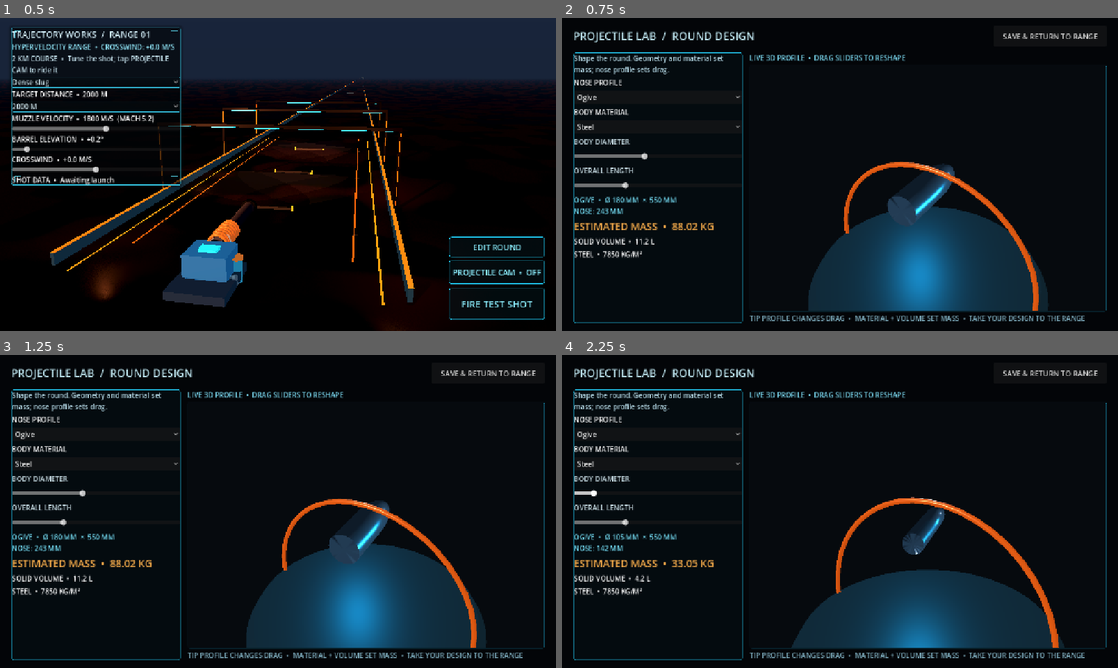
Above: before the commit, frames 1-4 (two rows, left to right).
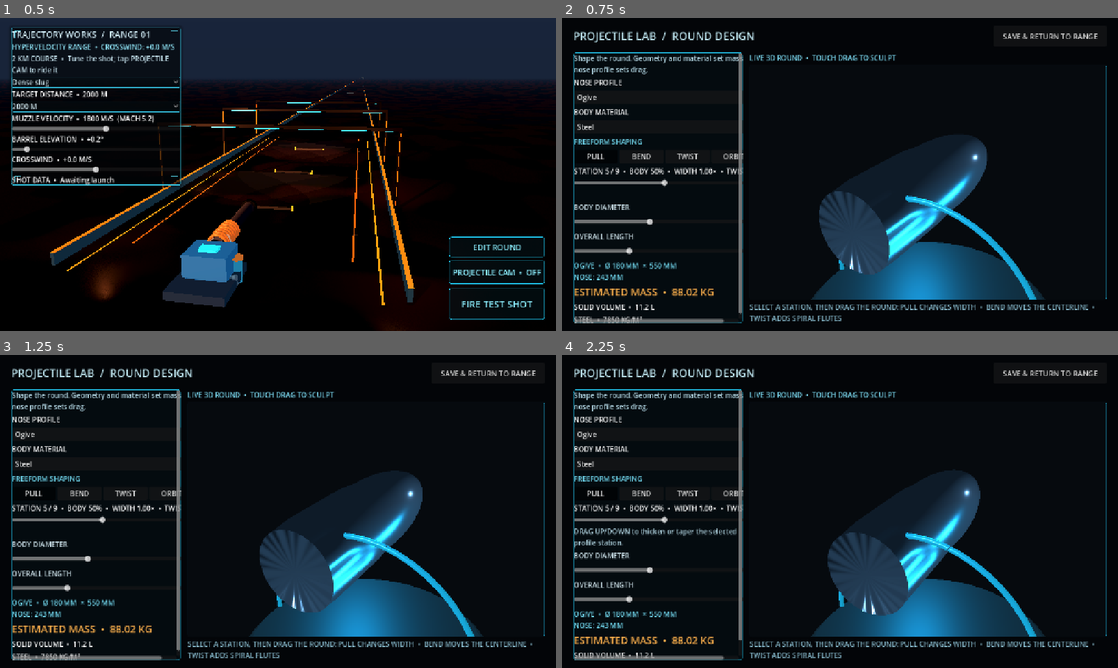
Above: after the commit, the same moments.

Repository: tpylman90-ctrl/Trajectory-Works
Game: Godot game, scene res://scenes/range.tscn
The game is run twice, just before and just after one commit, with the same random seed, the same clock (stepped at 60 frames per second) and the same inputs.
Inputs (mouse positions are in pixels of both pictures, inside the frame that each line leads up to):
- Up to frame 1 (0.5 s): no input
- Up to frame 2 (0.75 s): click "EDIT ROUND" at 0.5 s
- Up to frame 3 (1.25 s): no input
- Up to frame 4 (2.25 s): click "Ogive" at 1.25 s; click (595, 492) at 2 s, where only the run after the commit has a clickable "PULL"

Frame 1 is identical in both runs. In frame 2, 18% of the frame differs, in the area x 2-98%, y 11-98%; in frame 3, 17%; in frame 4, 19%.

Commit message:
Add freeform projectile round sculpting

Diff:
--- a/scripts/range.gd
+++ b/scripts/range.gd
@@ -33,6 +33,13 @@
 var round_mass_label: Label
 var round_volume_label: Label
 var round_material_label: Label
+var round_preview_container: SubViewportContainer
+var round_station_slider: HSlider
+var round_station_label: Label
+var round_sculpt_hint: Label
+var round_mode := "pull"
+var round_drag_active := false
+var round_last_pointer := Vector2.ZERO
 var speed_slider: HSlider
 var elevation_slider: HSlider
 var wind_slider: HSlider
@@ -682,6 +689,7 @@
 		current_projectile["density"] = 7850.0
 	if not current_projectile.has("tip_length"):
 		current_projectile["tip_length"] = 0.0
+	_ensure_round_stations()
 	_build_round_editor()
 
 
@@ -783,6 +791,37 @@
 	round_material_picker.selected = initial_material
 	form.add_child(round_material_picker)
 
+	var sculpt_title := Label.new()
+	sculpt_title.text = "FREEFORM SHAPING"
+	sculpt_title.add_theme_color_override("font_color", Color(0.45, 0.86, 0.95))
+	form.add_child(sculpt_title)
+	var sculpt_modes := HBoxContainer.new()
+	sculpt_modes.add_theme_constant_override("separation", 4)
+	form.add_child(sculpt_modes)
+	var sculpt_mode_group := ButtonGroup.new()
+	for mode_name in ["PULL", "BEND", "TWIST", "ORBIT"]:
+		var mode_button := Button.new()
+		mode_button.text = mode_name
+		mode_button.toggle_mode = true
+		mode_button.button_group = sculpt_mode_group
+		mode_button.size_flags_horizontal = Control.SIZE_EXPAND_FILL
+		mode_button.button_pressed = mode_name == "PULL"
+		mode_button.pressed.connect(_set_round_sculpt_mode.bind(mode_name.to_lower()))
+		sculpt_modes.add_child(mode_button)
+	round_station_label = Label.new()
+	form.add_child(round_station_label)
+	round_station_slider = HSlider.new()
+	round_station_slider.min_value = 0
+	round_station_slider.max_value = 8
+	round_station_slider.step = 1
+	round_station_slider.value = 4
+	round_station_slider.size_flags_horizontal = Control.SIZE_EXPAND_FILL
+	round_station_slider.value_changed.connect(_on_round_station_changed)
+	form.add_child(round_station_slider)
+	round_sculpt_hint = Label.new()
+	round_sculpt_hint.autowrap_mode = TextServer.AUTOWRAP_WORD_SMART
+	round_sculpt_hint.add_theme_color_override("font_color", Color(0.70, 0.84, 0.89))
+	form.add_child(round_sculpt_hint)
 	round_diameter_slider = _add_round_editor_slider(form, "BODY DIAMETER", 80.0, 320.0, 5.0, float(current_projectile.get("diameter", 0.18)) * 1000.0)
 	round_length_slider = _add_round_editor_slider(form, "OVERALL LENGTH", 250.0, 1250.0, 25.0, maxf(float(current_projectile.get("length", 0.54)), 0.25) * 1000.0)
 	round_dimensions_label = Label.new()
@@ -802,7 +841,7 @@
 	preview_column.size_flags_vertical = Control.SIZE_EXPAND_FILL
 	body.add_child(preview_column)
 	var preview_title := Label.new()
-	preview_title.text = "LIVE 3D PROFILE  •  DRAG SLIDERS TO RESHAPE"
+	preview_title.text = "LIVE 3D ROUND  •  TOUCH DRAG TO SCULPT"
 	preview_title.add_theme_color_override("font_color", Color(0.47, 0.83, 0.92))
 	preview_column.add_child(preview_title)
 	var preview_frame := PanelContainer.new()
@@ -815,7 +854,10 @@
 	preview_frame_style.set_border_width_all(1)
 	preview_frame_style.set_corner_radius_all(4)
 	preview_frame.add_theme_stylebox_override("panel", preview_frame_style)
-	var viewport_container := SubViewportContainer.new()
+	round_preview_container = SubViewportContainer.new()
+	var viewport_container := round_preview_container
+	viewport_container.mouse_filter = Control.MOUSE_FILTER_STOP
+	viewport_container.gui_input.connect(_on_round_preview_input)
 	viewport_container.size_flags_horizontal = Control.SIZE_EXPAND_FILL
 	viewport_container.size_flags_vertical = Control.SIZE_EXPAND_FILL
 	viewport_container.stretch = true
@@ -829,7 +871,7 @@
 	_refresh_round_design()
 
 	var footer := Label.new()
-	footer.text = "TIP PROFILE CHANGES DRAG  •  MATERIAL + VOLUME SET MASS  •  TAKE YOUR DESIGN TO THE RANGE"
+	footer.text = "SELECT A STATION, THEN DRAG THE ROUND: PULL CHANGES WIDTH  •  BEND MOVES THE CENTERLINE  •  TWIST ADDS SPIRAL FLUTES"
 	footer.autowrap_mode = TextServer.AUTOWRAP_WORD_SMART
 	footer.add_theme_color_override("font_color", Color(0.52, 0.71, 0.78))
 	preview_column.add_child(footer)
@@ -838,6 +880,7 @@
 	round_material_picker.item_selected.connect(_on_round_material_changed)
 	round_diameter_slider.value_changed.connect(_on_round_design_changed)
 	round_length_slider.value_changed.connect(_on_round_design_changed)
+	_on_round_station_changed(round_station_slider.value)
 	_on_round_design_changed(0.0)
 
 
@@ -884,38 +927,38 @@
 	preview_world.add_child(rim)
 	var pedestal := MeshInstance3D.new()
 	var pedestal_mesh := CylinderMesh.new()
-	pedestal_mesh.top_radius = 0.72
-	pedestal_mesh.bottom_radius = 0.78
-	pedestal_mesh.height = 0.10
+	pedestal_mesh.top_radius = 0.34
+	pedestal_mesh.bottom_radius = 0.37
+	pedestal_mesh.height = 0.035
 	pedestal_mesh.radial_segments = 48
 	pedestal.mesh = pedestal_mesh
-	pedestal.position = Vector3(0.0, -0.66, 0.0)
+	pedestal.position = Vector3(0.0, -0.42, 0.0)
 	pedestal.material_override = _material(Color(0.08, 0.16, 0.20), 0.78, 0.34)
 	preview_world.add_child(pedestal)
 	var accent := MeshInstance3D.new()
 	var accent_mesh := TorusMesh.new()
-	accent_mesh.inner_radius = 0.70
-	accent_mesh.outer_radius = 0.73
+	accent_mesh.inner_radius = 0.33
+	accent_mesh.outer_radius = 0.345
 	accent_mesh.rings = 48
 	accent_mesh.ring_segments = 12
 	accent.mesh = accent_mesh
-	accent.position = Vector3(0.0, -0.59, 0.0)
+	accent.position = Vector3(0.0, -0.395, 0.0)
 	accent.rotation.x = PI * 0.5
-	accent.material_override = _material(Color(0.96, 0.36, 0.08), 0.62, 0.3)
+	accent.material_override = _material(Color(0.10, 0.63, 0.78), 0.62, 0.3)
 	preview_world.add_child(accent)
 	round_preview_spin = Node3D.new()
 	preview_world.add_child(round_preview_spin)
 	var preview_camera := Camera3D.new()
-	preview_camera.position = Vector3(2.25, 1.18, 3.15)
-	preview_camera.fov = 37.0
+	preview_camera.position = Vector3(1.05, 0.78, 1.60)
+	preview_camera.fov = 32.0
 	preview_camera.current = true
 	preview_world.add_child(preview_camera)
 	preview_camera.look_at(Vector3.ZERO, Vector3.UP)
 
 
 func _process(delta: float) -> void:
-	if is_instance_valid(round_preview_spin) and is_instance_valid(round_editor_screen):
-		round_preview_spin.rotation.y += delta * 0.18
+	if is_instance_valid(round_preview_spin) and is_instance_valid(round_editor_screen) and round_mode != "orbit":
+		round_preview_spin.rotation.y += delta * 0.08
 
 
 func _on_round_design_changed(_value: float) -> void:
@@ -947,6 +990,118 @@
 	_on_round_design_changed(0.0)
 
 
+func _ensure_round_stations() -> void:
+	var stations: Array = current_projectile.get("stations", [])
+	if stations.size() != 9:
+		stations.clear()
+		for _i in range(9):
+			stations.append({"pull": 1.0, "bend_x": 0.0, "bend_y": 0.0, "twist": 0.0})
+		current_projectile["stations"] = stations
+
+
+func _set_round_sculpt_mode(mode: String) -> void:
+	round_mode = mode
+	if is_instance_valid(round_sculpt_hint):
+		match mode:
+			"pull":
+				round_sculpt_hint.text = "DRAG UP/DOWN to thicken or taper the selected profile station."
+			"bend":
+				round_sculpt_hint.text = "DRAG to move the selected station sideways or vertically; neighbors blend smoothly."
+			"twist":
+				round_sculpt_hint.text = "DRAG HORIZONTALLY to spiral the round's subtle helical flutes."
+			_:
+				round_sculpt_hint.text = "DRAG to orbit the model. Choose PULL, BEND or TWIST to sculpt."
+	if is_instance_valid(round_preview_container):
+		round_preview_container.mouse_default_cursor_shape = Control.CURSOR_MOVE
+
+
+func _on_round_station_changed(value: float) -> void:
+	if not is_instance_valid(round_station_label):
+		return
+	var station := int(round(value))
+	var location := "TIP" if station == 0 else ("TAIL" if station == 8 else "BODY %02d%%" % int(round(float(station) / 8.0 * 100.0)))
+	var stations: Array = current_projectile.get("stations", [])
+	var values: Dictionary = stations[station] if stations.size() == 9 else {}
+	round_station_label.text = "STATION %d / 9  •  %s  •  WIDTH %0.2f×  •  TWIST %0.0f°" % [station + 1, location, float(values.get("pull", 1.0)), rad_to_deg(float(values.get("twist", 0.0)))]
+
+
+func _on_round_preview_input(event: InputEvent) -> void:
+	if event is InputEventMouseButton and event.button_index == MOUSE_BUTTON_LEFT:
+		round_drag_active = event.pressed
+		round_last_pointer = event.position
+		get_viewport().set_input_as_handled()
+	elif event is InputEventMouseMotion and round_drag_active:
+		_apply_round_drag(event.position - round_last_pointer)
+		round_last_pointer = event.position
+		get_viewport().set_input_as_handled()
+	elif event is InputEventScreenTouch:
+		round_drag_active = event.pressed
+		round_last_pointer = event.position
+		get_viewport().set_input_as_handled()
+	elif event is InputEventScreenDrag and round_drag_active:
+		_apply_round_drag(event.relative)
+		get_viewport().set_input_as_handled()
+
+
+func _apply_round_drag(relative: Vector2) -> void:
+	if round_mode == "orbit":
+		if is_instance_valid(round_preview_spin):
+			round_preview_spin.rotation.y += relative.x * 0.008
+			round_preview_spin.rotation.x = clampf(round_preview_spin.rotation.x - relative.y * 0.008, -0.8, 0.8)
+		return
+	_ensure_round_stations()
+	var stations: Array = current_projectile["stations"]
+	var index := clampi(int(round(round_station_slider.value)), 0, 8)
+	var station: Dictionary = stations[index].duplicate(true)
+	match round_mode:
+		"pull":
+			station["pull"] = clampf(float(station.get("pull", 1.0)) - relative.y * 0.009, 0.35, 2.0)
+		"bend":
+			station["bend_x"] = clampf(float(station.get("bend_x", 0.0)) + relative.x * 0.0012, -0.24, 0.24)
+			station["bend_y"] = clampf(float(station.get("bend_y", 0.0)) - relative.y * 0.0012, -0.24, 0.24)
+		"twist":
+			station["twist"] = clampf(float(station.get("twist", 0.0)) + relative.x * 0.012, -PI, PI)
+	stations[index] = station
+	current_projectile["stations"] = stations
+	_on_round_station_changed(float(index))
+	current_projectile["mass"] = _round_volume(current_projectile) * float(current_projectile.get("density", 7850.0))
+	_refresh_round_design()
+
+
+func _round_station_at(z: float, design: Dictionary) -> Dictionary:
+	var stations: Array = design.get("stations", [])
+	if stations.size() != 9:
+		return {"pull": 1.0, "bend_x": 0.0, "bend_y": 0.0, "twist": 0.0}
+	var u := clampf(inverse_lerp(-float(design.length) * 0.5, float(design.length) * 0.5, z), 0.0, 1.0)
+	var station_position := u * 8.0
+	var lower := clampi(int(floor(station_position)), 0, 8)
+	var upper := mini(lower + 1, 8)
+	var blend := station_position - float(lower)
+	blend = blend * blend * (3.0 - 2.0 * blend)
+	var first: Dictionary = stations[lower]
+	var second: Dictionary = stations[upper]
+	var result := {}
+	for key in ["pull", "bend_x", "bend_y", "twist"]:
+		var fallback := 1.0 if key == "pull" else 0.0
+		result[key] = lerpf(float(first.get(key, fallback)), float(second.get(key, fallback)), blend)
+	return result
+
+
+func _round_ring_point(radius: float, z: float, angle: float, design: Dictionary) -> Vector3:
+	var station := _round_station_at(z, design)
+	var twist := float(station.get("twist", 0.0))
+	var body_radius := float(design.diameter) * 0.5
+	var nose_start := -float(design.length) * 0.5 + float(design.get("tip_length", 0.0))
+	var flute_fade := smoothstep(nose_start, nose_start + body_radius * 0.9, z) * (1.0 - smoothstep(float(design.length) * 0.5 - body_radius * 0.6, float(design.length) * 0.5, z))
+	var flute := 1.0 + 0.07 * flute_fade * cos(6.0 * (angle - twist))
+	var scaled_radius := radius * float(station.get("pull", 1.0)) * flute
+	return Vector3(
+		float(station.get("bend_x", 0.0)) + scaled_radius * cos(angle),
+		float(station.get("bend_y", 0.0)) + scaled_radius * sin(angle),
+		z
+	)
+
+
 func _round_volume(design: Dictionary) -> float:
 	var radius := float(design.diameter) * 0.5
 	var length := float(design.length)
@@ -962,7 +1117,15 @@
 			nose_factor = 1.0
 		"Round":
 			nose_factor = 0.58
-	return body_volume + area * nose_length * nose_factor
+	var base_volume := body_volume + area * nose_length * nose_factor
+	var stations: Array = design.get("stations", [])
+	if stations.size() < 2:
+		return base_volume
+	var pull_area_factor := 0.0
+	for station in stations:
+		pull_area_factor += pow(clampf(float(station.get("pull", 1.0)), 0.35, 2.0), 2.0)
+	pull_area_factor /= float(stations.size())
+	return base_volume * pull_area_factor
 
 
 func _round_drag_coefficient(nose_shape: String) -> float:
@@ -983,22 +1146,22 @@
 	var nose_length := minf(float(design.get("tip_length", radius * 2.7)), length * 0.45)
 	var body_end_z := -length * 0.5 + nose_length
 	var profile: Array[Vector2] = []
-	profile.append(Vector2(radius, length * 0.5))
-	profile.append(Vector2(radius, body_end_z))
-	for segment in range(1, 9):
-		var t := float(segment) / 8.0
+	for segment in range(33):
+		var along := float(segment) / 32.0
+		var z := lerpf(length * 0.5, -length * 0.5, along)
 		var ring_radius := radius
-		match str(design.get("nose", "Ogive")):
-			"Conical":
-				ring_radius = radius * (1.0 - t)
-			"Round":
-				var smooth := t * t * (3.0 - 2.0 * t)
-				ring_radius = radius * (1.0 - smooth)
-			"Flat":
-				ring_radius = radius
-			_:
-				ring_radius = radius * sqrt(maxf(0.0, 1.0 - t * t))
-		var z := lerpf(body_end_z, -length * 0.5, t)
+		if z < body_end_z and nose_length > 0.001:
+			var t := clampf(inverse_lerp(body_end_z, -length * 0.5, z), 0.0, 1.0)
+			match str(design.get("nose", "Ogive")):
+				"Conical":
+					ring_radius = radius * (1.0 - t)
+				"Round":
+					var smooth := t * t * (3.0 - 2.0 * t)
+					ring_radius = radius * (1.0 - smooth)
+				"Flat":
+					ring_radius = radius
+				_:
+					ring_radius = radius * sqrt(maxf(0.0, 1.0 - t * t))
 		profile.append(Vector2(ring_radius, z))
 	return profile
 
@@ -1006,9 +1169,9 @@
 func _round_collision_points(design: Dictionary) -> PackedVector3Array:
 	var points := PackedVector3Array()
 	for ring in _round_profile(design):
-		for slice in range(16):
-			var angle := TAU * float(slice) / 16.0
-			points.append(Vector3(ring.x * cos(angle), ring.x * sin(angle), ring.y))
+		for slice in range(24):
+			var angle := TAU * float(slice) / 24.0
+			points.append(_round_ring_point(ring.x, ring.y, angle, design))
 	return points
 
 
@@ -1016,17 +1179,17 @@
 	var profile := _round_profile(design)
 	var tool := SurfaceTool.new()
 	tool.begin(Mesh.PRIMITIVE_TRIANGLES)
-	var slices := 32
+	var slices := 48
 	for segment in range(profile.size() - 1):
 		var first: Vector2 = profile[segment]
 		var second: Vector2 = profile[segment + 1]
 		for slice in range(slices):
 			var a0 := TAU * float(slice) / slices
 			var a1 := TAU * float(slice + 1) / slices
-			var p00 := Vector3(first.x * cos(a0), first.x * sin(a0), first.y)
-			var p01 := Vector3(first.x * cos(a1), first.x * sin(a1), first.y)
-			var p10 := Vector3(second.x * cos(a0), second.x * sin(a0), second.y)
-			var p11 := Vector3(second.x * cos(a1), second.x * sin(a1), second.y)
+			var p00 := _round_ring_point(first.x, first.y, a0, design)
+			var p01 := _round_ring_point(first.x, first.y, a1, design)
+			var p10 := _round_ring_point(second.x, second.y, a0, design)
+			var p11 := _round_ring_point(second.x, second.y, a1, design)
 			tool.add_vertex(p00)
 			tool.add_vertex(p10)
 			tool.add_vertex(p01)
@@ -1035,20 +1198,25 @@
 			tool.add_vertex(p11)
 	var radius := float(design.diameter) * 0.5
 	var back_z := float(design.length) * 0.5
+	var back_station := _round_station_at(back_z, design)
 	for slice in range(slices):
 		var a0 := TAU * float(slice) / slices
 		var a1 := TAU * float(slice + 1) / slices
-		tool.add_vertex(Vector3(0.0, 0.0, back_z))
-		tool.add_vertex(Vector3(radius * cos(a1), radius * sin(a1), back_z))
-		tool.add_vertex(Vector3(radius * cos(a0), radius * sin(a0), back_z))
+		var center := Vector3(float(back_station.get("bend_x", 0.0)), float(back_station.get("bend_y", 0.0)), back_z)
+		tool.add_vertex(center)
+		tool.add_vertex(_round_ring_point(radius, back_z, a1, design))
+		tool.add_vertex(_round_ring_point(radius, back_z, a0, design))
 	if str(design.get("nose", "")) == "Flat":
 		var front_z := -float(design.length) * 0.5
+		var front_station := _round_station_at(front_z, design)
 		for slice in range(slices):
 			var a0 := TAU * float(slice) / slices
 			var a1 := TAU * float(slice + 1) / slices
-			tool.add_vertex(Vector3(0.0, 0.0, front_z))
-			tool.add_vertex(Vector3(radius * cos(a0), radius * sin(a0), front_z))
-			tool.add_vertex(Vector3(radius * cos(a1), radius * sin(a1), front_z))
+			var center := Vector3(float(front_station.get("bend_x", 0.0)), float(front_station.get("bend_y", 0.0)), front_z)
+			tool.add_vertex(center)
+			tool.add_vertex(_round_ring_point(radius, front_z, a0, design))
+			tool.add_vertex(_round_ring_point(radius, front_z, a1, design))
+	tool.index()
 	tool.generate_normals()
 	return tool.commit()
 
@@ -1081,7 +1249,8 @@
 		if is_instance_valid(preview_camera):
 			var length := float(current_projectile.length)
 			var diameter := float(current_projectile.diameter)
-			preview_camera.position = Vector3(length * 1.75, diameter * 6.0, length * 2.8)
+			var camera_distance := maxf(length * 1.55, diameter * 4.0)
+			preview_camera.position = Vector3(camera_distance * 0.58, diameter * 2.4, camera_distance * 0.89)
 			preview_camera.look_at(Vector3.ZERO, Vector3.UP)
 
 
@@ -1094,6 +1263,7 @@
 		"material": str(current_projectile.get("material", "Steel")),
 		"density": float(current_projectile.get("density", 7850.0)),
 		"tip_length": float(current_projectile.get("tip_length", 0.24)),
+		"stations": current_projectile.get("stations", []),
 	}
 	var file := FileAccess.open("user://trajectory_round.json", FileAccess.WRITE)
 	if file == null:
@@ -1131,6 +1301,7 @@
 		"density": float(material_data.density),
 		"color": material_data.color,
 		"tip_length": clampf(float(saved.get("tip_length", diameter * 1.35)), 0.01, length * 0.45),
+		"stations": saved.get("stations", []),
 		"cd": _round_drag_coefficient(nose),
 	}
 	current_projectile["mass"] = _round_volume(current_projectile) * float(current_projectile.density)
